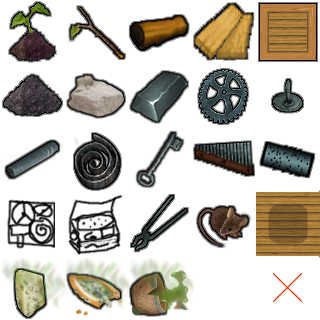
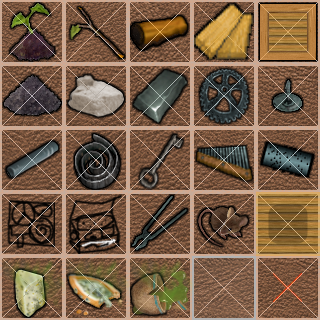
Comparing the layer stacks of the two 320 × 320 images. Changes:
showed "tiletemplate" over [0, 0, 320, 320]
added layer "gear" above "key" over [198, 67, 252, 126]
added layer "key" above "metal1" over [139, 134, 184, 189]
added layer "metal1" above "metal2" over [133, 70, 187, 123]
added layer "Layer 1" above "tileset" over [196, 146, 252, 181]
painted on "tileset" over [131, 67, 253, 187]
painted on "expand 2px" over [129, 65, 255, 191]
painted on "expand 1px" over [130, 66, 254, 190]
painted on "base" over [131, 67, 253, 189]
added layer "Board texture" over [0, 0, 320, 320]
